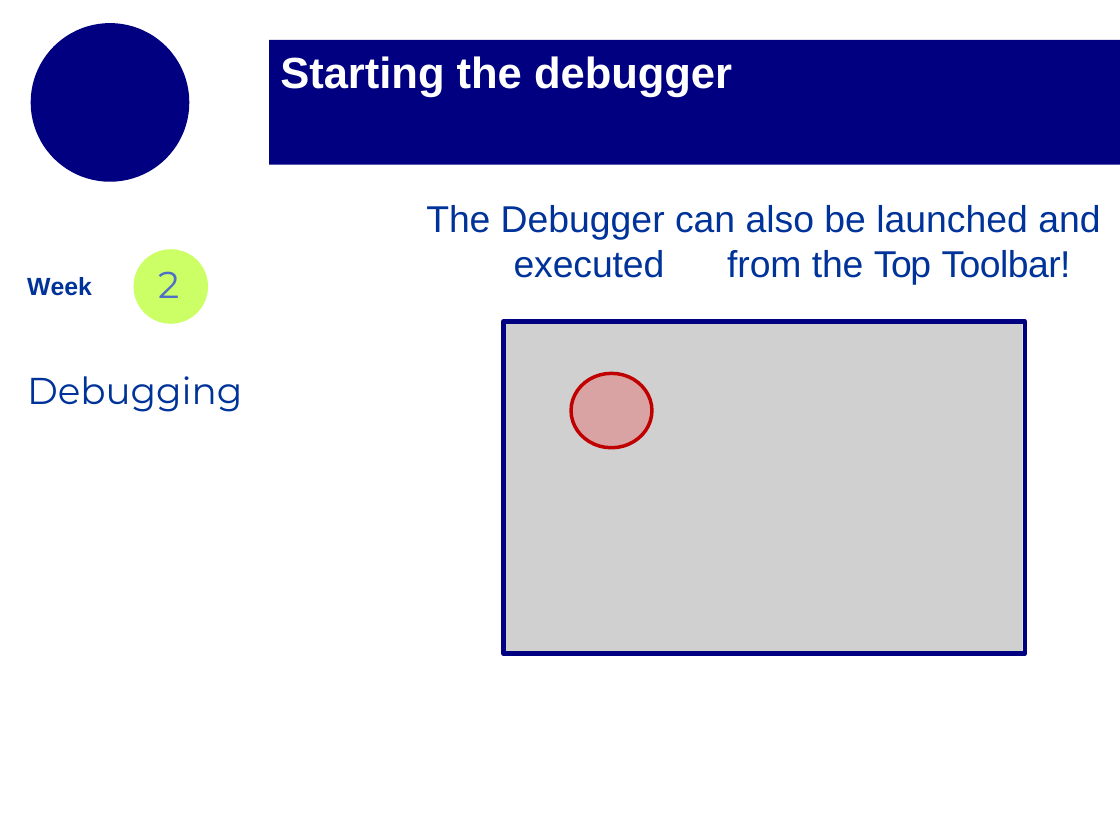
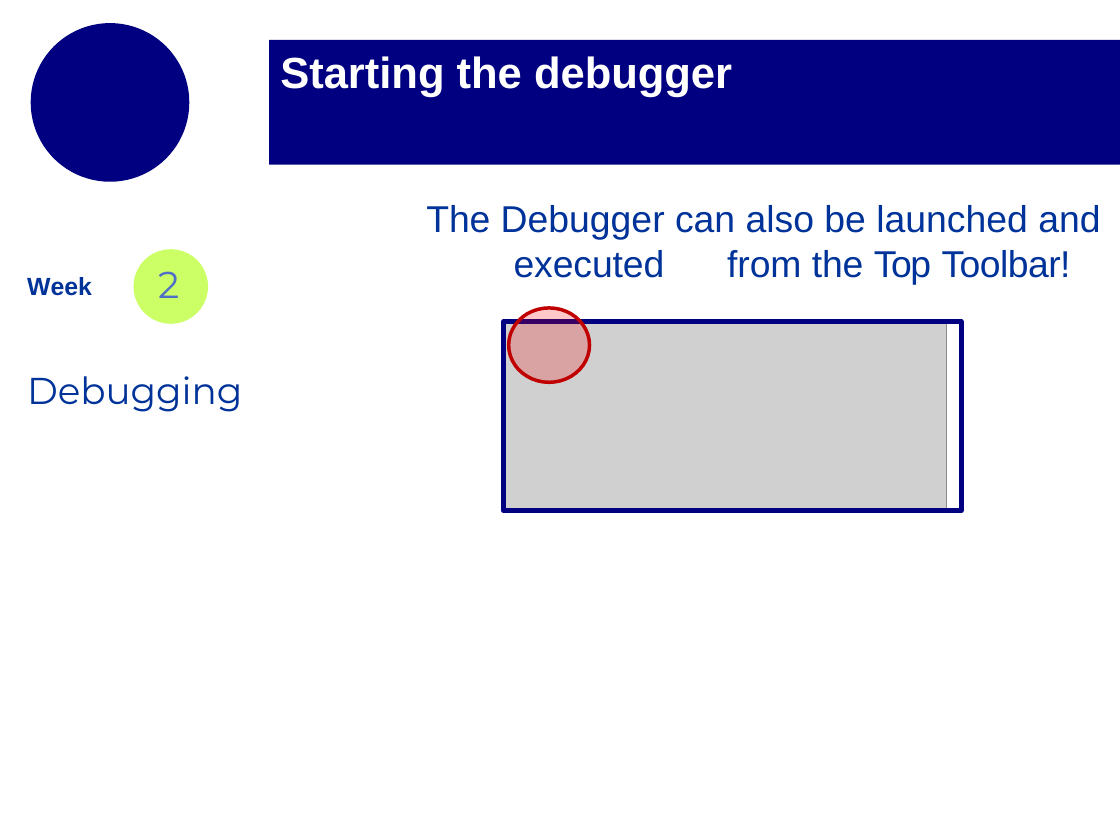
Before and after one commit to mikejohnson51/geog178_2019, a slide deck: slide 29 of section_slides/week2_section_slides_2.pptx. Drawn at 1120x840 pixels with LibreOffice and Linux fonts; fonts in the diff are those of the drawing; grey boxes stand for pictures; background and template pictures are left out. Boxes give left, top, right and bottom in pixels: in the first picture for what was removed or moved away, otherwise in the second. Text is boxed around its words. In the diff, an @@ line names an element or a change of style, - is before the commit and + after.

```diff
--- a/section_slides/week2_section_slides_2.pptx
+++ b/section_slides/week2_section_slides_2.pptx
@@ freeform shape: place and size @@
-freeform shape at bbox=[503, 321, 1025, 653]
+freeform shape at bbox=[503, 321, 961, 511]
@@ picture added at bbox=[503, 323, 946, 511] @@
@@ picture removed at bbox=[506, 324, 1023, 651] @@
@@ freeform shape: place and size @@
-freeform shape at bbox=[571, 373, 652, 447]
+freeform shape at bbox=[508, 308, 589, 382]
@@ freeform shape: place and size @@
-freeform shape at bbox=[571, 373, 652, 447]
+freeform shape at bbox=[508, 308, 589, 382]
```
Also in this commit, not shown: 26 other slides changed, 1 slide added, 3 other files.
